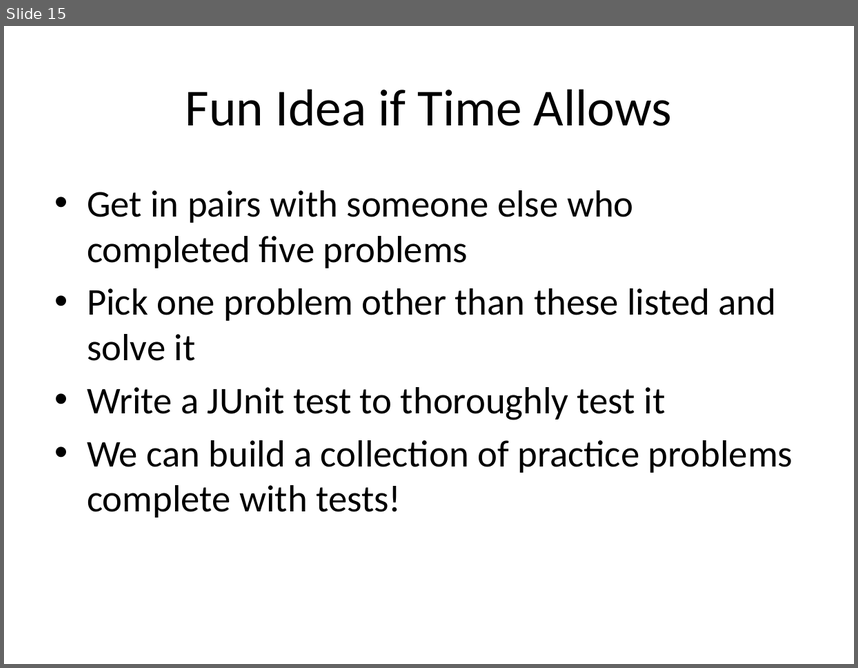
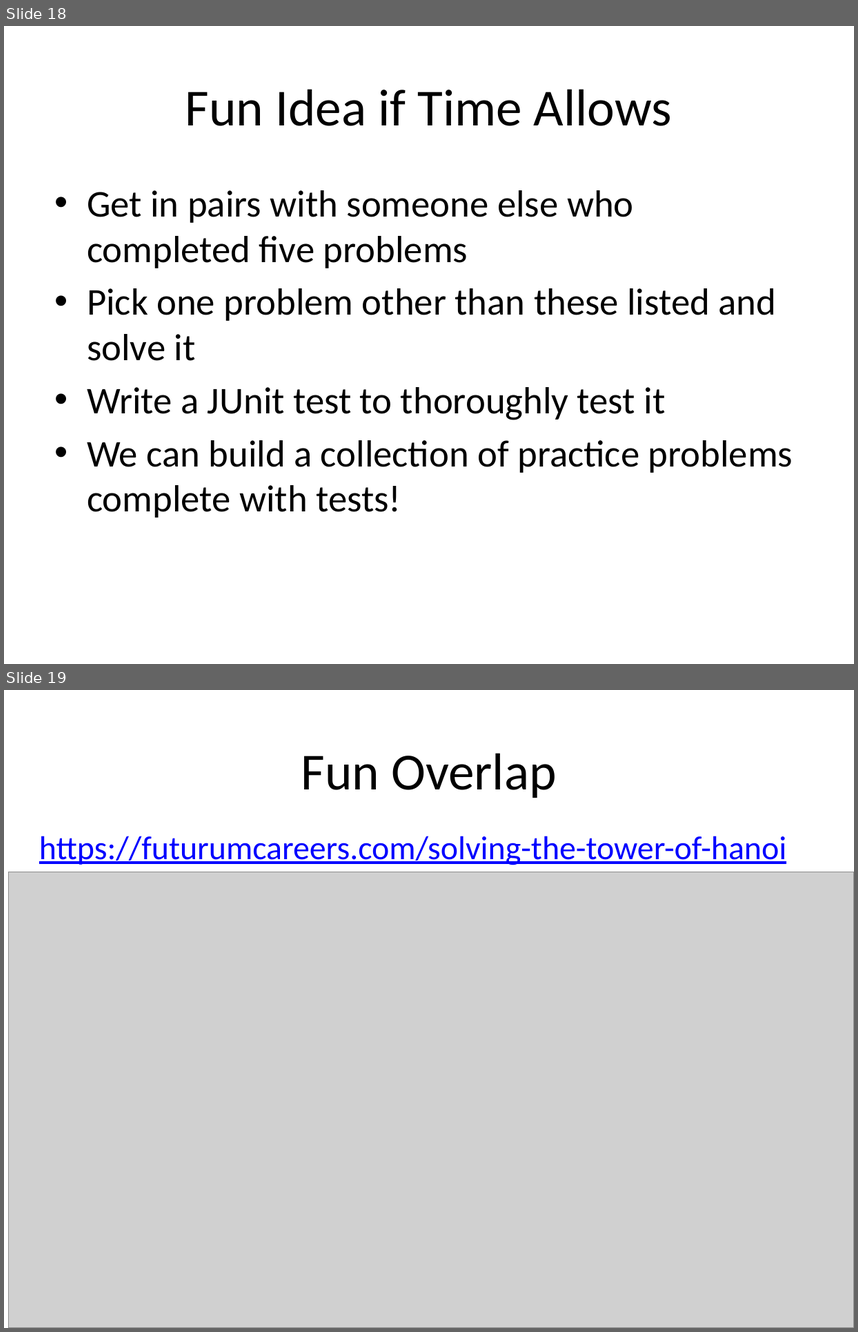
Before and after one commit to RHIT-CSSE/csse220, a slide deck: ClassMaterials/RecursionIntroduction/Slides/Part1-Recursion.pptx. Shown one above the other, each under a label of ours: slide 15 before the commit, slides 18 and 19 after it. The pictures are 858x668 and 858x1332 pixels, drawn with LibreOffice and Linux fonts; fonts in the diff are those of the drawing; grey boxes stand for pictures. Boxes give left, top, right and bottom in pixels: in the first picture for what was removed or moved away, otherwise in the second. Text is boxed around its words. In the diff, an @@ line names an element or a change of style, - is before the commit and + after.

```diff
--- a/ClassMaterials/RecursionIntroduction/Slides/Part1-Recursion.pptx
+++ b/ClassMaterials/RecursionIntroduction/Slides/Part1-Recursion.pptx
@@ slide 19 added at <box>4,690,854,1328</box>, background #FFFFFF @@
@@ title added at <box>301,753,557,798</box>, 44 pt, text #000000 @@
+Fun Overlap
@@ text added at <box>39,836,786,865</box>, 28 pt, text #0000FF, underline @@
+https://futurumcareers.com/solving-the-tower-of-hanoi
@@ picture added at <box>8,872,854,1328</box> @@
@@ what was slide 15 is now slide 18 @@
```
Also in this commit, not shown: 3 slides changed, 3 other slides added.
